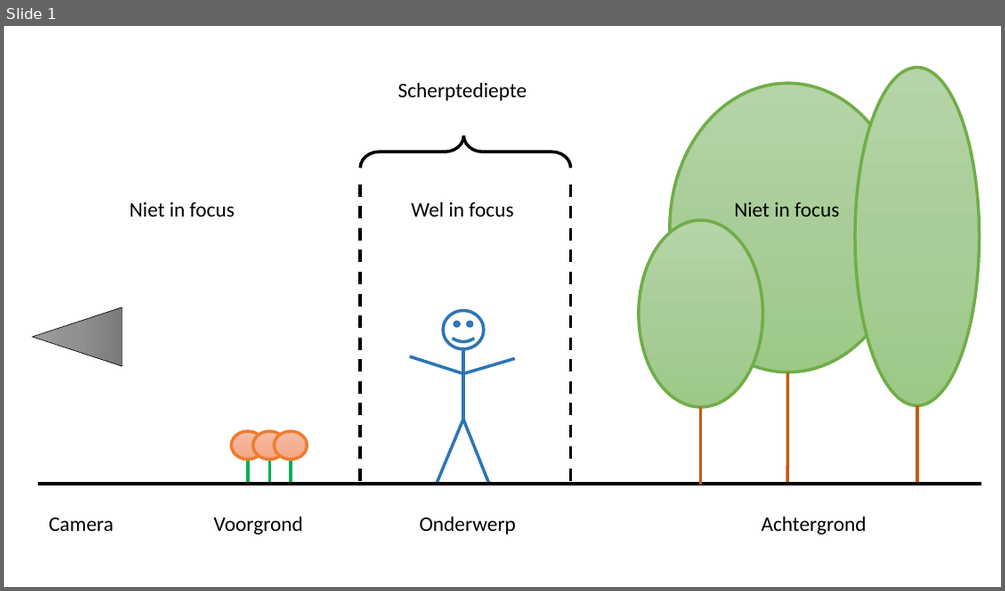
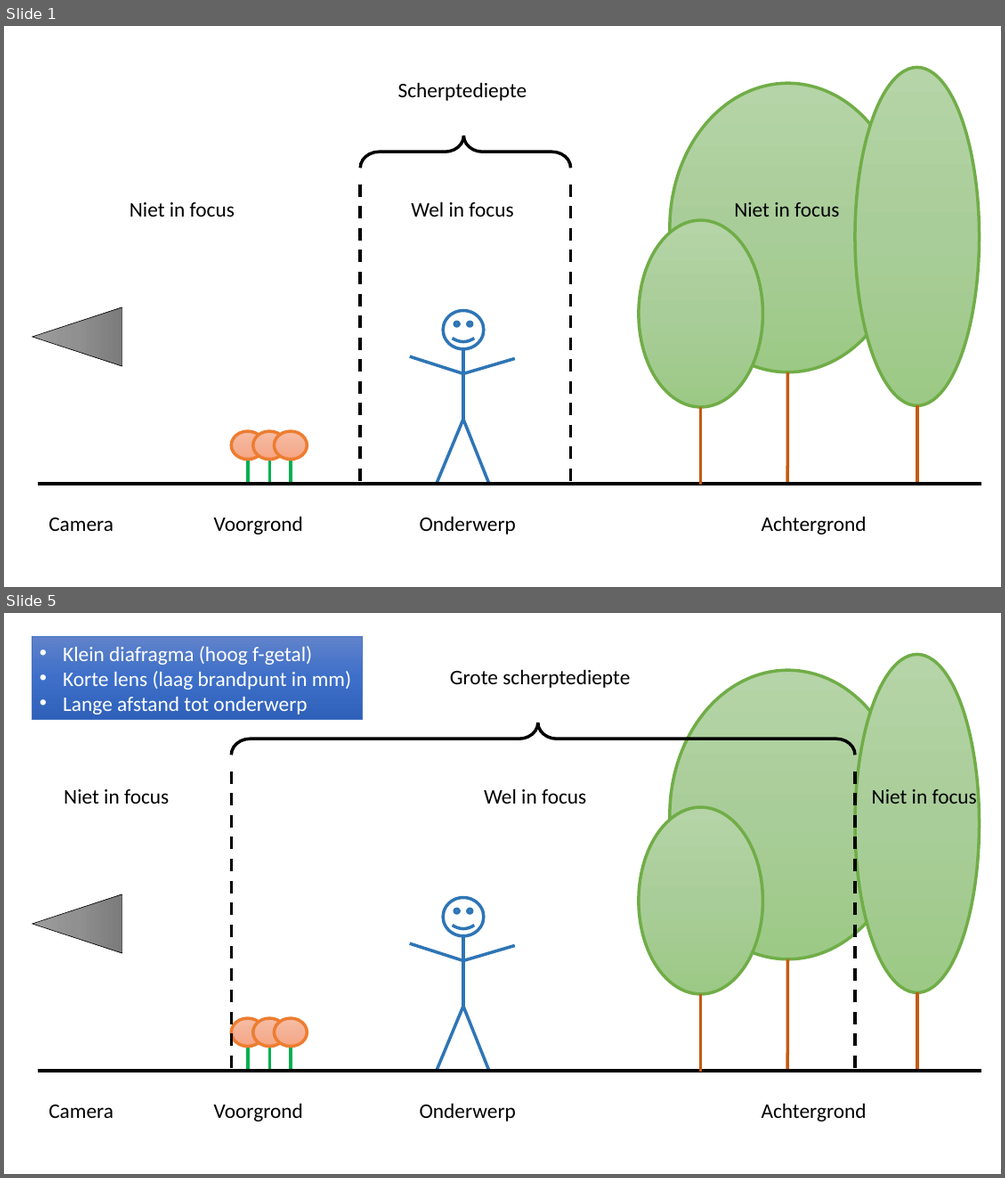
Before and after one commit to marcduiker/presentations-photography, a slide deck: resources/Scherptediepte.pptx. Shown one above the other, each under a label of ours: slide 1 before the commit, slides 1 and 5 after it; the slides between them are not shown. The pictures are 1005x591 and 1005x1178 pixels, drawn with LibreOffice and Linux fonts; fonts in the diff are those of the drawing. Boxes give left, top, right and bottom in pixels: in the first picture for what was removed or moved away, otherwise in the second. Text is boxed around its words. In the diff, an @@ line names an element or a change of style, - is before the commit and + after.

Commit message:
Nieuwe scherptediepte slides toegevoegd en les 2 content opnieuw ingedeeld.

```diff
--- a/resources/Scherptediepte.pptx
+++ b/resources/Scherptediepte.pptx
@@ slide 5 added at [4, 613, 1001, 1174], background #FFFFFF @@
@@ rectangle added at [32, 637, 363, 720], fill gradient #6183CB to #3E70CA to #3062BB, outline #4472C4 0.5 pt, 20 pt, text #FFFFFF @@
+• Klein diafragma (hoog f-getal)
+• Korte lens (laag brandpunt in mm)
+• Lange afstand tot onderwerp
@@ ellipse added at [855, 654, 979, 992], fill gradient #B5D5A7 to #AACE9A to #9CC987, outline #70AD47 3 pt @@
@@ text added at [450, 669, 630, 688], 20 pt, text #000000 @@
+Grote scherptediepte
@@ ellipse added at [670, 670, 906, 958], fill gradient #B5D5A7 to #AACE9A to #9CC987, outline #70AD47 3 pt @@
@@ left brace added at [231, 722, 855, 755], outline #000000 3 pt @@
@@ line added from (231, 771) to (231, 1070), #000000 3 pt dashed @@
@@ line added from (855, 771) to (855, 1070), #000000 3 pt dashed @@
@@ text added at [64, 789, 169, 803], 20 pt, text #000000 @@
+Niet in focus
@@ text added at [484, 788, 586, 803], 20 pt, text #000000 @@
+Wel in focus
@@ text added at [872, 786, 977, 803], 20 pt, text #000000 @@
+Niet in focus
@@ ellipse added at [639, 807, 763, 995], fill gradient #B5D5A7 to #AACE9A to #9CC987, outline #70AD47 3 pt @@
@@ triangle added at [32, 893, 121, 953], fill gradient #9D9D9D to #909090 to #7C7C7C, outline #000000 0.5 pt @@
@@ line added from (788, 959) to (788, 1070), #C55A11 3 pt @@
@@ group added at [410, 897, 515, 1070]: 5 lines, 1 smiley face @@
@@ line added from (701, 994) to (701, 1072), #C55A11 3 pt @@
@@ line added from (917, 993) to (917, 1070), #C55A11 3 pt @@
@@ ellipse added at [231, 1018, 264, 1046], fill gradient #F7BDA5 to #F5B196 to #F8A582, outline #ED7D31 3 pt @@
@@ ellipse added at [253, 1018, 286, 1046], fill gradient #F7BDA5 to #F5B196 to #F8A582, outline #ED7D31 3 pt @@
@@ ellipse added at [274, 1018, 307, 1046], fill gradient #F7BDA5 to #F5B196 to #F8A582, outline #ED7D31 3 pt @@
@@ line added from (248, 1046) to (248, 1070), #00B050 3 pt @@
@@ line added from (269, 1046) to (269, 1070), #00B050 3 pt @@
@@ line added from (291, 1046) to (291, 1070), #00B050 3 pt @@
@@ line added from (38, 1070) to (981, 1070), #000000 3 pt @@
@@ text added at [48, 1104, 113, 1118], 20 pt, text #000000 @@
+Camera
@@ text added at [214, 1103, 303, 1121], 20 pt, text #000000 @@
+Voorgrond
@@ text added at [420, 1103, 516, 1121], 20 pt, text #000000 @@
+Onderwerp
@@ text added at [761, 1103, 866, 1121], 20 pt, text #000000 @@
+Achtergrond
```
Also in this commit, not shown: 3 other slides added, 10 other files.
